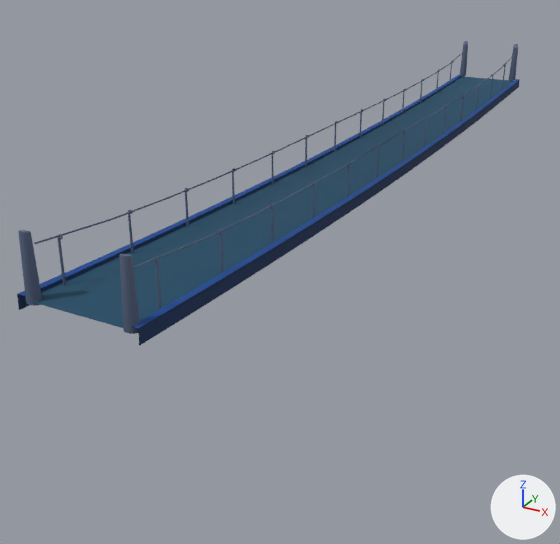
Renders of the FBX model Assets/Art/Models/Prop/F_Scene_bridge_1.FBX from each side of a commit.
Camera for both pictures: a 50 mm lens placed at (6.16, -15.43, 4.42), pointed at (-1.42, -1.65, -2.47). The axes (+X, +Y, +Z) are drawn at lower right. The lights are the same throughout. Where no turn or scale is listed for an object, it has been applied to the vertices. Vertices at the same position are counted once.

In view in the first picture: 'F_Scene_bridge_1'.
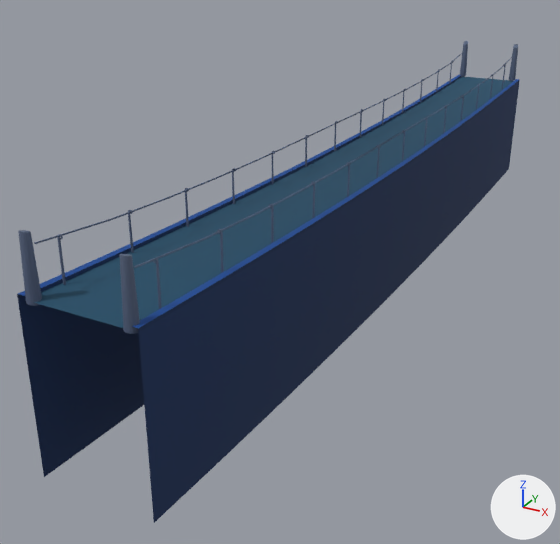
Boxes (x1, y1, x2, y2) around the edits, measured in the pictures (560 x 544 px; the box of a moved part takes in the faces that stretch with it):
'F_Scene_bridge_1', reshaped (58% taller): before (17, 41, 520, 346); after (17, 41, 520, 523)
part 1 of me_mesh, moved or reshaped: before (18, 85, 519, 346); after (19, 85, 519, 523)

The change in detail:
me_mesh is used by ob_f_scene_bridge_1; location (0.0, 0.0, 0.0).
me_mesh had 1819 vertices, 1601 faces and spanned x -1.0..1.0, y -9.3..9.3, z -0.2..1.3.
me_mesh now has 1819 vertices, 1601 faces and spans x -1.0..1.0, y -9.3..9.3, z -2.8..1.3.
me_mesh part 1: 44 of the vertices in x -1.0..1.0, y -9.3..9.3, z -0.2..0.0 are moved by (0.0, 0.0, -2.6).
